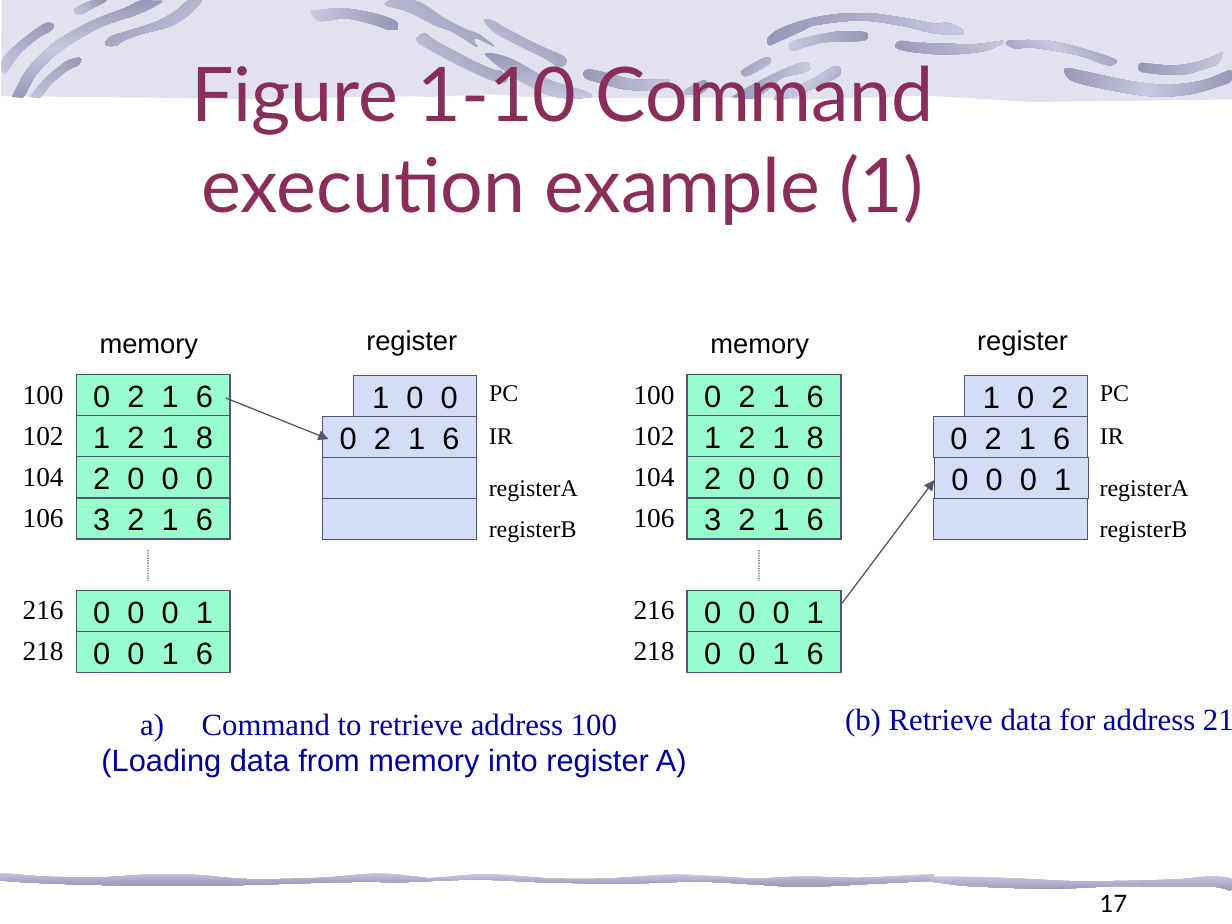
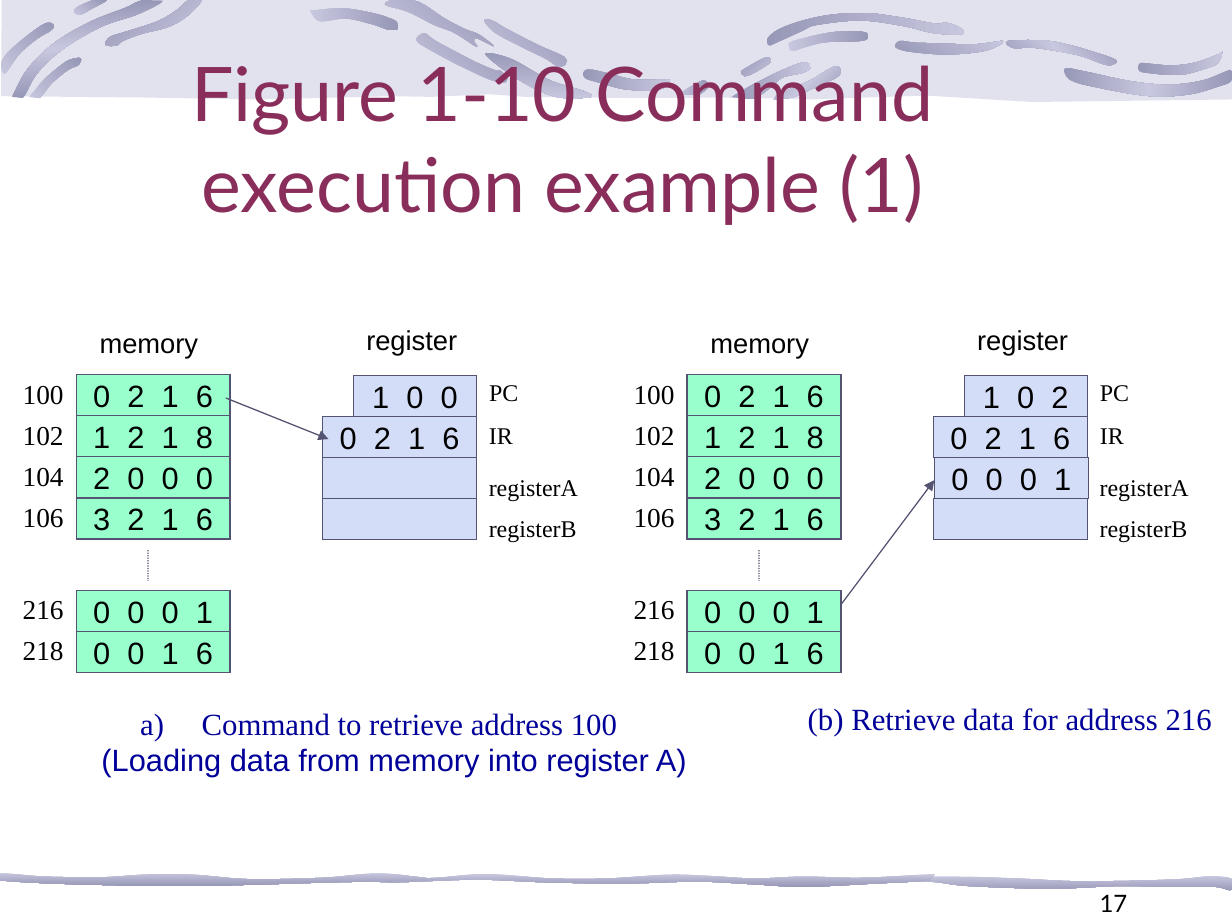
Before and after one commit to kevincdj3269-hash/Operating_System-, a slide deck: slide 17 of Course PPT/CH 1/Chapter 1 Introduction to Operating Systems.pptx.ppt. Drawn at 1232x924 pixels with LibreOffice and Linux fonts; fonts in the diff are those of the drawing; background and template pictures are left out. Boxes give left, top, right and bottom in pixels: in the first picture for what was removed or moved away, otherwise in the second. Text is boxed around its words. In the diff, an @@ line names an element or a change of style, - is before the commit and + after.

```diff
--- a/Course PPT/CH 1/Chapter 1 Introduction to Operating Systems.pptx.ppt
+++ b/Course PPT/CH 1/Chapter 1 Introduction to Operating Systems.pptx.ppt
@@ text "(b) Retrieve data for address ..." rewrapped from <box>845,708,1195,736</box> to <box>808,708,1212,736</box> @@
```
Also in this commit, not shown: 17 other slides changed.
